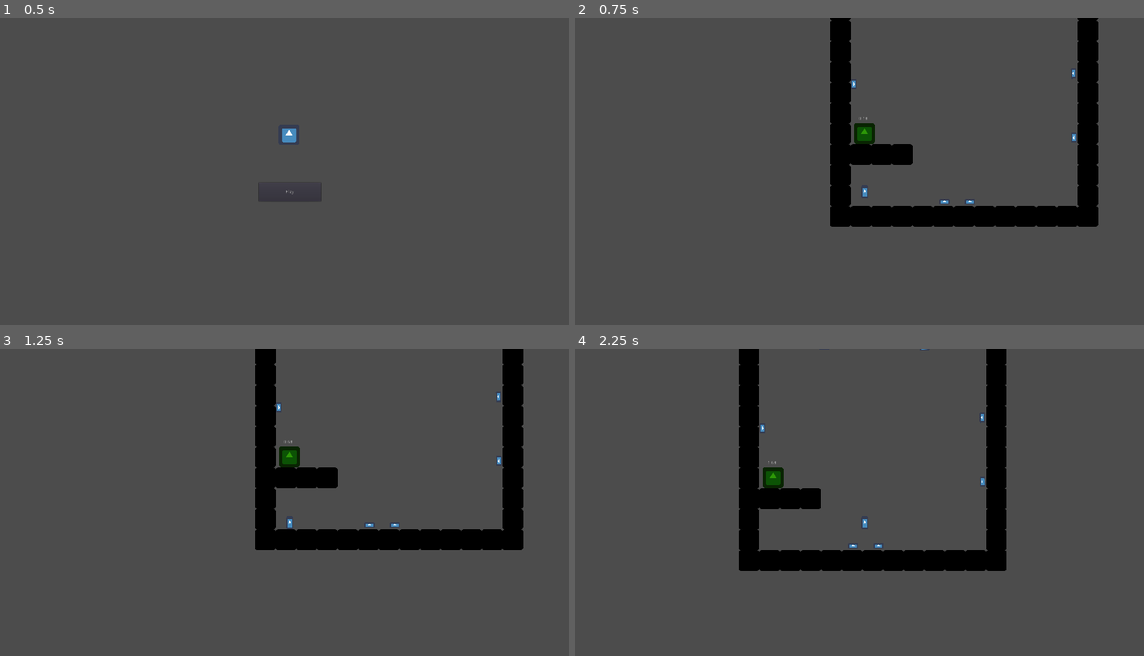
Above: before the commit, frames 1-4 (two rows, left to right).
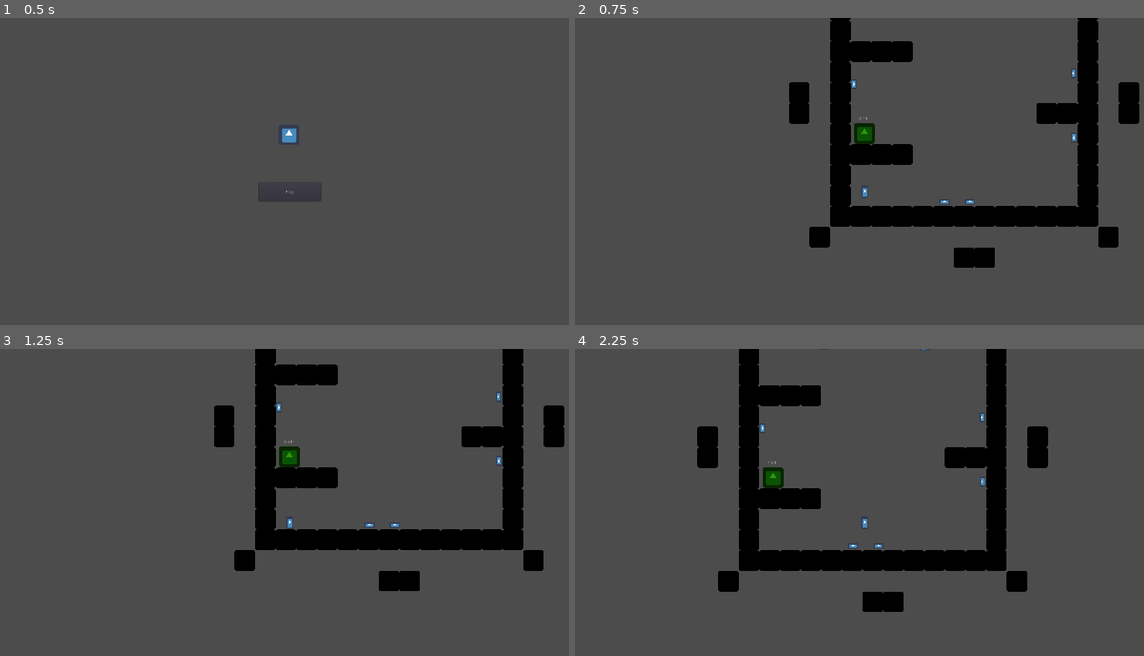
Above: after the commit, the same moments.

Repository: JustinWinningham/Project-Rotor
Game: Godot game, scene res://Scenes/Main Menu.tscn
The game is run twice, just before and just after one commit, with the same random seed, the same clock (stepped at 60 frames per second) and the same inputs. The engine's default icon, where the game draws it, is replaced by a stand-in: a white triangle on a blue panel in a dark square.
Inputs:
- Up to frame 1 (0.5 s): no input
- Up to frame 2 (0.75 s): click "Play" at 0.5 s
- Up to frame 3 (1.25 s): no input
- Up to frame 4 (2.25 s): tap Enter at 1.25 s; hold Right (ui_right) from 1.28 s (still down); tap Space (jump) at 1.52 s

Frame 1 is identical in both runs. In frame 2, 3.1% of the frame differs, in the area x 37-100%, y 7-82%; in frame 3, 3.1%; in frame 4, 3.2%, in the area x 21-84%, y 11-86%.

Commit message:
Update TutorialLevel.tscn
test push to make sure everything is working

Diff:
--- a/Project-Rotor/Scenes/TutorialLevel.tscn
+++ b/Project-Rotor/Scenes/TutorialLevel.tscn
@@ -23,7 +23,7 @@
 self_modulate = Color( 0, 0, 0, 1 )
 tile_set = ExtResource( 3 )
 format = 1
-tile_data = PoolIntArray( -327687, 0, 0, -327686, 0, 0, -327685, 0, 0, -327684, 0, 0, -327683, 0, 0, -327682, 0, 0, -327681, 0, 0, -393216, 0, 0, -393215, 0, 0, -393214, 0, 0, -393213, 0, 0, -393212, 0, 0, -393211, 0, 0, -262151, 0, 0, -327675, 0, 0, -196615, 0, 0, -262139, 0, 0, -131079, 0, 0, -196603, 0, 0, -65543, 0, 0, -131067, 0, 0, -7, 0, 0, -65531, 0, 0, 65529, 0, 0, 5, 0, 0, 131065, 0, 0, 65541, 0, 0, 196601, 0, 0, 196602, 0, 0, 196603, 0, 0, 196604, 0, 0, 131077, 0, 0, 262137, 0, 0, 196613, 0, 0, 327673, 0, 0, 262149, 0, 0, 393209, 0, 0, 393210, 0, 0, 393211, 0, 0, 393212, 0, 0, 393213, 0, 0, 393214, 0, 0, 393215, 0, 0, 327680, 0, 0, 327681, 0, 0, 327682, 0, 0, 327683, 0, 0, 327684, 0, 0, 327685, 0, 0 )
+tile_data = PoolIntArray( -458753, 1, 0, -524288, 1, 0, -393224, 1, 0, -458746, 1, 0, -327687, 0, 0, -327686, 0, 0, -327685, 0, 0, -327684, 0, 0, -327683, 0, 0, -327682, 0, 0, -327681, 0, 0, -393216, 0, 0, -393215, 0, 0, -393214, 0, 0, -393213, 0, 0, -393212, 0, 0, -393211, 0, 0, -262151, 0, 0, -327675, 0, 0, -196615, 0, 0, -262139, 0, 0, -131079, 0, 0, -131078, 1, 0, -131077, 1, 0, -131076, 1, 0, -196603, 0, 0, -65543, 0, 0, -131067, 0, 0, -9, 1, 0, -7, 0, 0, -65531, 0, 0, -65529, 1, 0, 65527, 1, 0, 65529, 0, 0, 3, 1, 0, 4, 1, 0, 5, 0, 0, 7, 1, 0, 131065, 0, 0, 65541, 0, 0, 196601, 0, 0, 196602, 0, 0, 196603, 0, 0, 196604, 0, 0, 131077, 0, 0, 262137, 0, 0, 196613, 0, 0, 327673, 0, 0, 262149, 0, 0, 393209, 0, 0, 393210, 0, 0, 393211, 0, 0, 393212, 0, 0, 393213, 0, 0, 393214, 0, 0, 393215, 0, 0, 327680, 0, 0, 327681, 0, 0, 327682, 0, 0, 327683, 0, 0, 327684, 0, 0, 327685, 0, 0, 458744, 1, 0, 393222, 1, 0, 524287, 1, 0, 458752, 1, 0 )
 
 [node name="Label5" type="Label" parent="MapRotator"]
 margin_left = -358.937
@@ -44,27 +44,22 @@
 [node name="1" parent="MapRotator/Buttons" instance=ExtResource( 4 )]
 position = Vector2( 309.156, 107.479 )
 rotation = -1.5893
-scale = Vector2( 0.5, 0.25 )
 
 [node name="3" parent="MapRotator/Buttons" instance=ExtResource( 4 )]
 position = Vector2( 308.103, -91.4683 )
 rotation = -1.5893
-scale = Vector2( 0.5, 0.25 )
 
 [node name="4" parent="MapRotator/Buttons" instance=ExtResource( 4 )]
 position = Vector2( 129.156, -308.31 )
 rotation = -3.15839
-scale = Vector2( 0.5, 0.25 )
 
 [node name="5" parent="MapRotator/Buttons" instance=ExtResource( 4 )]
 position = Vector2( -181.371, -310.416 )
 rotation = -3.15839
-scale = Vector2( 0.5, 0.25 )
 
 [node name="6" parent="MapRotator/Buttons" instance=ExtResource( 4 )]
 position = Vector2( -374.181, -58.8174 )
 rotation = 1.56216
-scale = Vector2( 0.5, 0.25 )
 direction = 1
 
 [node name="LevelFinish" parent="MapRotator" instance=ExtResource( 5 )]
